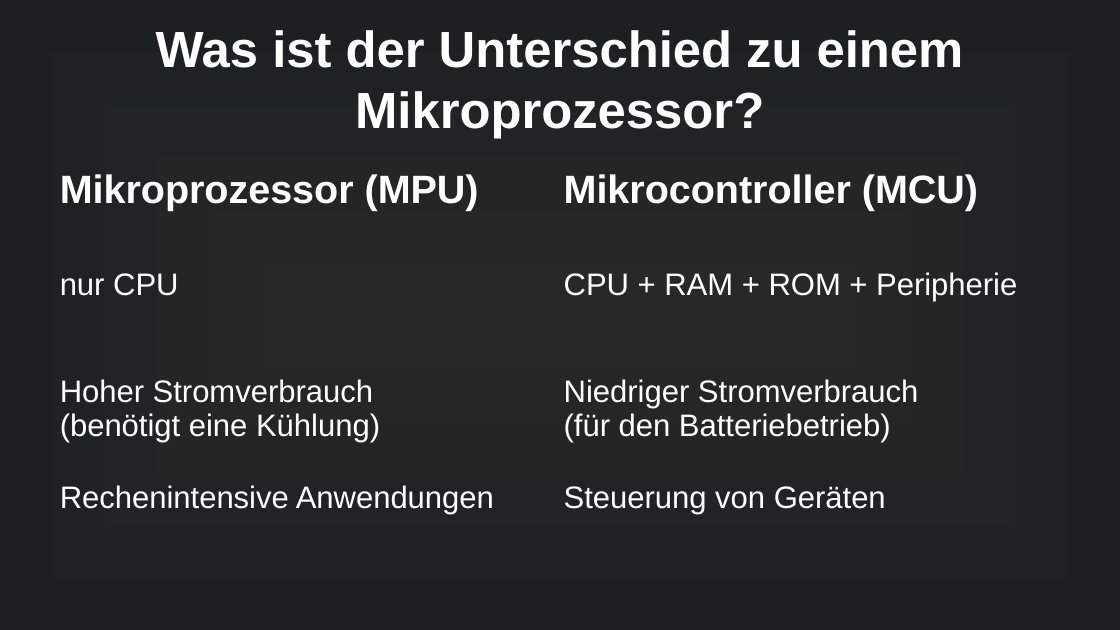
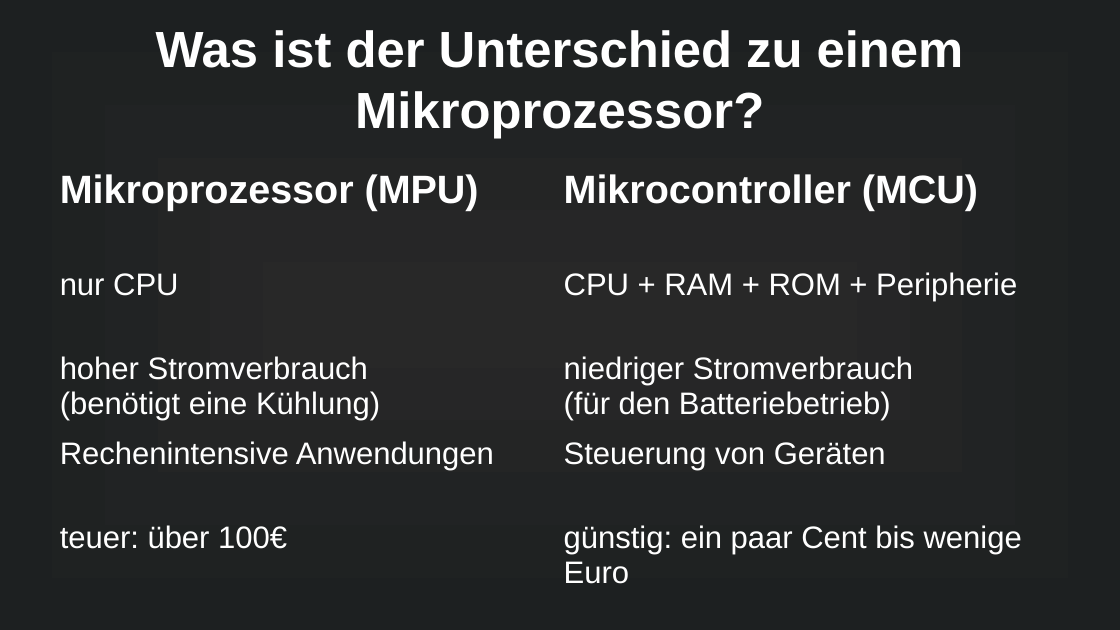
Before and after one commit to MuffinKran24/IMP_GFS, a slide deck: slide 4 of Mikrocontroller_GFS.odp. Drawn at 1120x630 pixels with LibreOffice and Linux fonts; fonts in the diff are those of the drawing. Boxes give left, top, right and bottom in pixels: in the first picture for what was removed or moved away, otherwise in the second. Text is boxed around its words. In the diff, an @@ line names an element or a change of style, - is before the commit and + after.

```diff
--- a/Mikrocontroller_GFS.odp
+++ b/Mikrocontroller_GFS.odp
@@ table at bbox=[56, 163, 1064, 598] @@
-row 3, column 1: Hoher Stromverbrauch / (benötigt eine Kühlung)
+row 3, column 1: hoher Stromverbrauch / (benötigt eine Kühlung)
-row 3, column 2: Niedriger Stromverbrauch / (für den Batteriebetrieb)
+row 3, column 2: niedriger Stromverbrauch / (für den Batteriebetrieb)
+row 5: teuer: über 100€ | günstig: ein paar Cent bis wenige Euro
```
Also in this commit, not shown: 7 other slides changed, 2 slides added, 3 other files.
